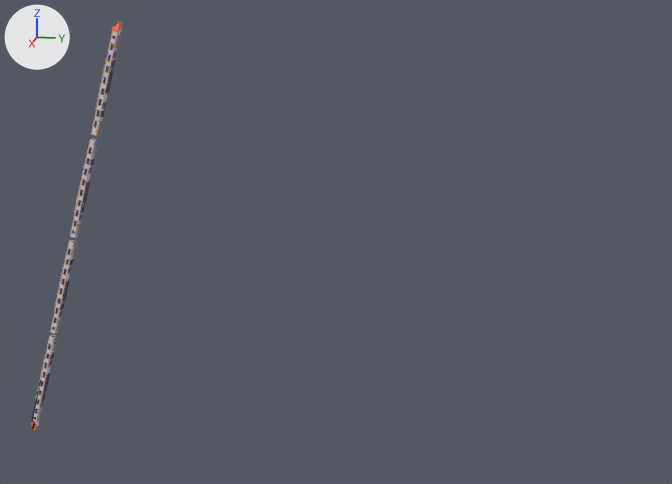
The FBX model Assets/3D asset/Revisi Hari Ini/Transportasi Diam/Kereta_1_Gray_D.fbx as it was, and as the next commit left it.
Before and after are seen from a 50 mm lens placed at (195.0, 150.0, 124.0), pointed at (-67.0, 98.0, 58.0). The axes (+X, +Y, +Z) are drawn at upper left. The lights are the same throughout. Where no turn or scale is listed for an object, it has been applied to the vertices. Vertices at the same position are counted once.

Script lines for the objects in view, before the commit:
```python
me_cube_004 = bpy.data.meshes.new('Cube.004')
me_cube_004.from_pydata(...)  # 9872 vertices, 8130 faces; spans x -1.0..1.0, y -5.4..33.4, z -15.0..116.5
# faces by material slot: [4210, 3920]
me_cube_004.materials.append(mat_car_material)  # picture img_new_pallete_png
me_cube_004.materials.append(mat_wheel)  # picture img_untitled_design_png
ob_object = bpy.data.objects.new('Object', me_cube_004)
ob_object.location = (-65.0, 1.2, 5.0)
```
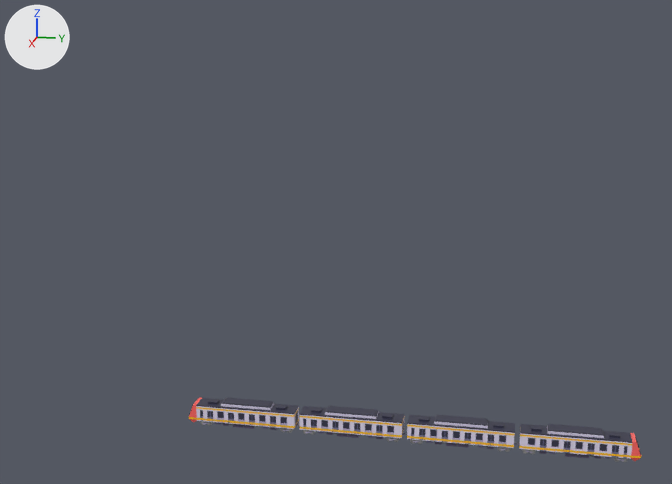
Where the newer file only moved an object's origin or applied its transform, the numbers keep the older frame.

Location of each change, [x1, y1, x2, y2] in pixels of the pictures (672 x 484 px; the box of a moved part takes in the faces that stretch with it):
'Object', reshaped (393% wider, 84% shorter)
    before: [31, 22, 122, 431]
    after: [189, 397, 642, 462]
part 1 of me_cube_004, moved or reshaped
    before: [31, 335, 57, 430]
    after: [189, 397, 299, 429]
part 2 of me_cube_004, moved or reshaped
    before: [50, 240, 77, 334]
    after: [299, 406, 406, 438]
part 3 of me_cube_004, deleted
    before: [38, 22, 122, 419]
part 4 of me_cube_004, added
    after: [303, 415, 642, 462]

The change in detail:
me_cube_004 is used by ob_object; location (-65.0, 1.2, 5.0).
me_cube_004 had 9872 vertices, 8130 faces and spanned x -1.0..1.0, y -5.4..33.4, z -15.0..116.5.
me_cube_004 now has 9872 vertices, 8130 faces and spans x -3.0..3.0, y 50.2..186.9, z -7.0..1.3.
me_cube_004 part 1: the loose piece of 854 vertices spanning x -1.0..1.0, y -5.4..5.4, z -14.8..18.9 is multiplied about its middle by the matrix ((3.0, 0.0, 0.0), (0.0, 0.276, 0.961), (0.0, -2.884, 0.827)), then moved by (0.0, 67.8, -5.3).
me_cube_004 part 2: the loose piece of 885 vertices spanning x -1.0..1.0, y 4.0..14.6, z 18.8..50.7 is multiplied about its middle by the matrix ((3.0, 0.0, 0.0), (0.0, 0.276, 0.961), (0.0, -2.884, 0.827)), then moved by (0.0, 92.5, -37.7).
me_cube_004 part 3: 94 loose pieces with 6501 vertices, spanning x -1.0..1.0, y -2.6..33.4, z -10.7..116.5, are deleted.
me_cube_004 part 4: 6405 vertices added at x -3.0..3.0, y 87.0..186.9, z -7.0..1.3.
